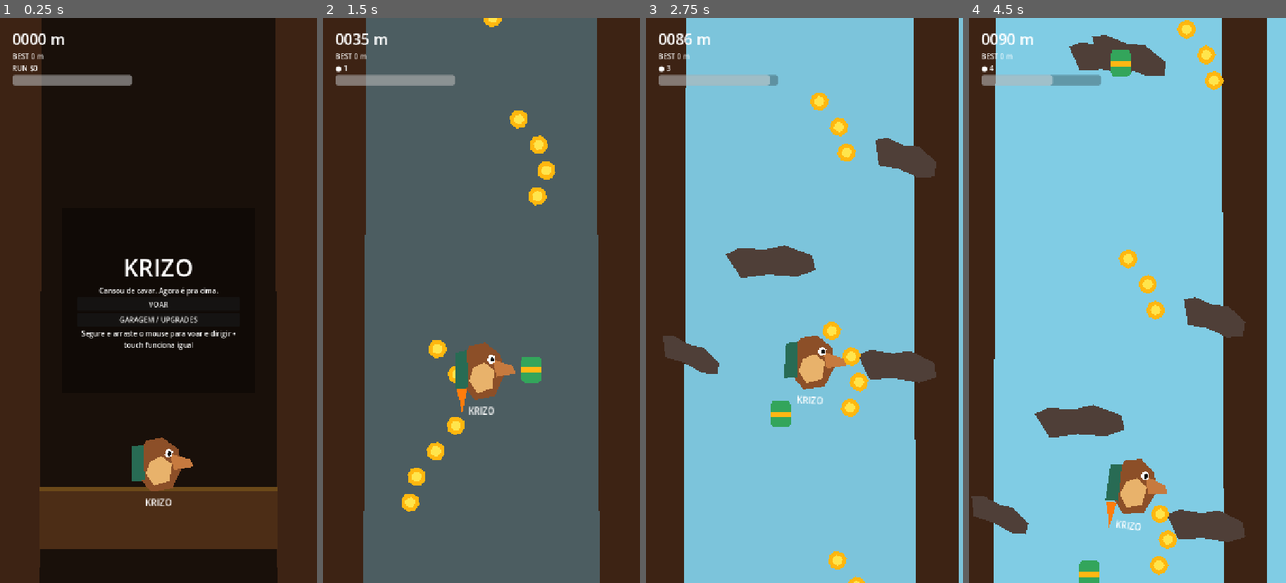
Above: before the commit, frames 1-4 (left to right).
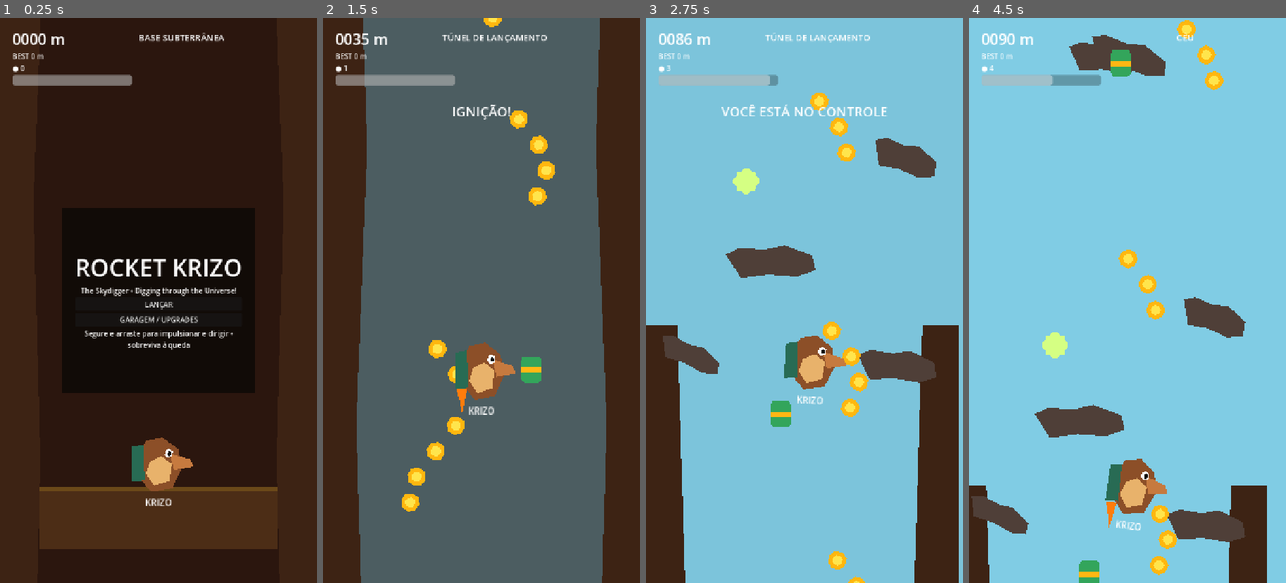
Above: after the commit, the same moments.

Repository: andrefa/krizo
Game: Godot game, scene res://scenes/game/game.tscn
Two runs of this game, one before a commit and one after it. Both use one fixed random seed, a clock stepped at 60 frames per second and the inputs below.
Inputs (mouse positions are in pixels of both pictures, inside the frame that each line leads up to):
- Up to frame 1 (0.25 s): no input
- Up to frame 2 (1.5 s): click "VOAR" (after the commit: "LANÇAR") at 0.5 s; move the mouse to (551, 272) at 1.27 s; press the mouse at (551, 272) at 1.28 s; hold D (move_right) from 1.28 s (still down)
- Up to frame 3 (2.75 s): release D (move_right) at 2 s; release the mouse at (874, 272) at 2 s; drag from (741, 328) to (855, 537) at 2.02 s
- Up to frame 4 (4.5 s): move the mouse to (1159, 176) at 2.77 s; press the mouse at (1159, 176) at 2.78 s; hold D (move_right) 2.78-3.5 s; release the mouse at (1159, 176) at 3.5 s; drag from (1111, 413) to (981, 492) at 3.52 s; move the mouse to (1222, 385) at 4.27 s; press the mouse at (1222, 385) at 4.28 s; hold A (move_left) from 4.28 s (still down)

The runs differ from the first frame. In frame 1, 2.3% of the frame differs, in the area x 4-77%, y 2-59%; in frame 2, 2.5%; in frame 3, 16%; in frame 4, 19%, in the area x 0-94%, y 0-100%.
Error before the commit: Invalid assignment of property or key 'visible' with value of type 'bool' on a base object of type 'null instance'. (res://scripts/game/game.gd:38)

Commit message:
Add GDD launch tunnel, boost HUD and minimal UI

Diff:
--- a/scenes/game/game.tscn
+++ b/scenes/game/game.tscn
@@ -6,6 +6,7 @@
 [ext_resource path="res://scenes/game/obstacle.tscn" type="PackedScene" id="4"]
 [ext_resource path="res://scenes/game/fuel_pickup.tscn" type="PackedScene" id="5"]
 [ext_resource path="res://scenes/game/coin_pickup.tscn" type="PackedScene" id="6"]
+[ext_resource path="res://scenes/game/boost_pickup.tscn" type="PackedScene" id="7"]
 
 [sub_resource type="RectangleShape2D" id="GroundShape"]
 size = Vector2(540, 40)
@@ -22,11 +23,11 @@
 [node name="World" type="Node2D" parent="."]
 
 [node name="LeftWall" type="Polygon2D" parent="World"]
-polygon = PackedVector2Array(0,-12000,82,-12000,100,-9000,76,-6000,108,-3000,90,1400,0,1400)
+polygon = PackedVector2Array(0,-800,82,-800,100,-200,76,420,92,1000,82,1400,0,1400)
 color = Color(0.24,0.14,0.08,1)
 
 [node name="RightWall" type="Polygon2D" parent="World"]
-polygon = PackedVector2Array(720,-12000,638,-12000,620,-9000,644,-6000,612,-3000,630,1400,720,1400)
+polygon = PackedVector2Array(720,-800,638,-800,620,-200,644,420,628,1000,638,1400,720,1400)
 color = Color(0.24,0.14,0.08,1)
 
 [node name="LaunchGround" type="StaticBody2D" parent="World"]
@@ -48,6 +49,7 @@
 obstacle_scene = ExtResource("4")
 fuel_scene = ExtResource("5")
 coin_scene = ExtResource("6")
+boost_scene = ExtResource("7")
 
 [node name="Krizo" parent="World" instance=ExtResource("2")]
 position = Vector2(360,1014)
@@ -72,12 +74,30 @@
 text = "BEST 0 m"
 [node name="Coins" type="Label" parent="HUD/Top"]
 layout_mode = 2
-text = "RUN $0"
+text = "● 0"
 [node name="Fuel" type="ProgressBar" parent="HUD/Top"]
 custom_minimum_size = Vector2(240,24)
 layout_mode = 2
 value = 100.0
 show_percentage = false
+
+[node name="Region" type="Label" parent="HUD"]
+offset_left = 210.0
+offset_top = 30.0
+offset_right = 510.0
+offset_bottom = 65.0
+theme_override_font_sizes/font_size = 20
+text = "BASE SUBTERRÂNEA"
+horizontal_alignment = 2
+
+[node name="BoostStatus" type="Label" parent="HUD"]
+offset_left = 160.0
+offset_top = 190.0
+offset_right = 560.0
+offset_bottom = 245.0
+theme_override_font_sizes/font_size = 30
+text = "HIGHSPEED MODE"
+horizontal_alignment = 1
 
 [node name="StartPanel" type="Control" parent="HUD"]
 layout_mode = 3
@@ -113,21 +133,22 @@
 [node name="Title" type="Label" parent="HUD/StartPanel/Panel/VBox"]
 layout_mode = 2
 theme_override_font_sizes/font_size = 54
-text = "KRIZO"
+text = "ROCKET KRIZO"
 horizontal_alignment = 1
 [node name="Subtitle" type="Label" parent="HUD/StartPanel/Panel/VBox"]
 layout_mode = 2
-text = "Cansou de cavar. Agora é pra cima."
+text = "The Skydigger • Digging through the Universe!"
+autowrap_mode = 2
 horizontal_alignment = 1
 [node name="Play" type="Button" parent="HUD/StartPanel/Panel/VBox"]
 layout_mode = 2
-text = "VOAR"
+text = "LANÇAR"
 [node name="Shop" type="Button" parent="HUD/StartPanel/Panel/VBox"]
 layout_mode = 2
 text = "GARAGEM / UPGRADES"
 [node name="Help" type="Label" parent="HUD/StartPanel/Panel/VBox"]
 layout_mode = 2
-text = "Segure e arraste o mouse para voar e dirigir • touch funciona igual"
+text = "Segure e arraste para impulsionar e dirigir • sobreviva à queda"
 autowrap_mode = 2
 horizontal_alignment = 1
 
@@ -173,7 +194,7 @@
 horizontal_alignment = 1
 [node name="Retry" type="Button" parent="HUD/GameOver/Panel/VBox"]
 layout_mode = 2
-text = "TENTAR DE NOVO"
+text = "LANÇAR DE NOVO"
 [node name="Shop" type="Button" parent="HUD/GameOver/Panel/VBox"]
 layout_mode = 2
 text = "COMPRAR UPGRADES"
@@ -227,7 +248,7 @@
 [node name="Title" type="Label" parent="HUD/ShopPanel/Panel/VBox"]
 layout_mode = 2
 theme_override_font_sizes/font_size = 36
-text = "GARAGEM DO KRIZO"
+text = "BASE ESPACIAL"
 horizontal_alignment = 1
 [node name="Info" type="Label" parent="HUD/ShopPanel/Panel/VBox"]
 layout_mode = 2
Not shown: 1 places in scenes/game/game.tscn that only renumber resources
